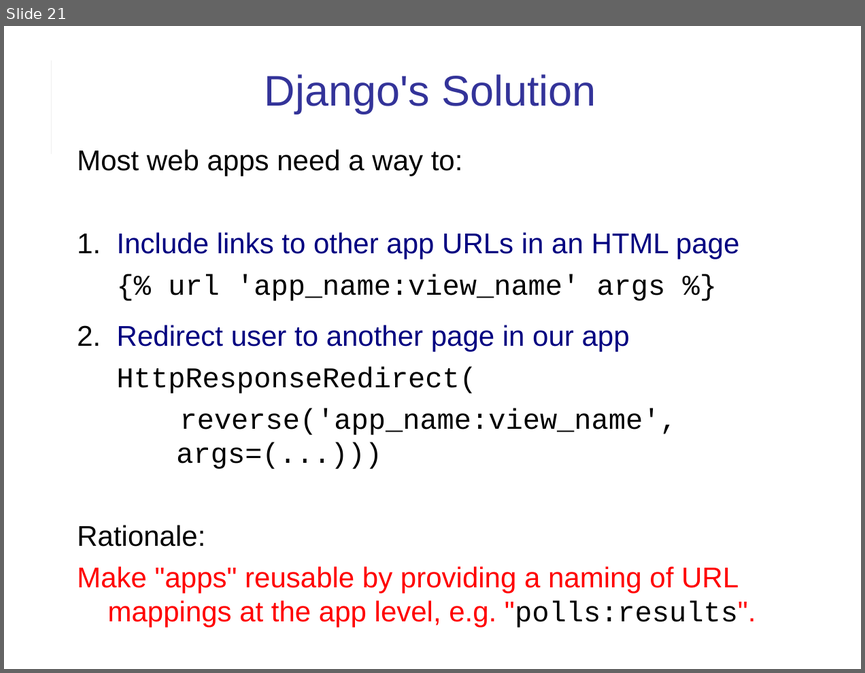
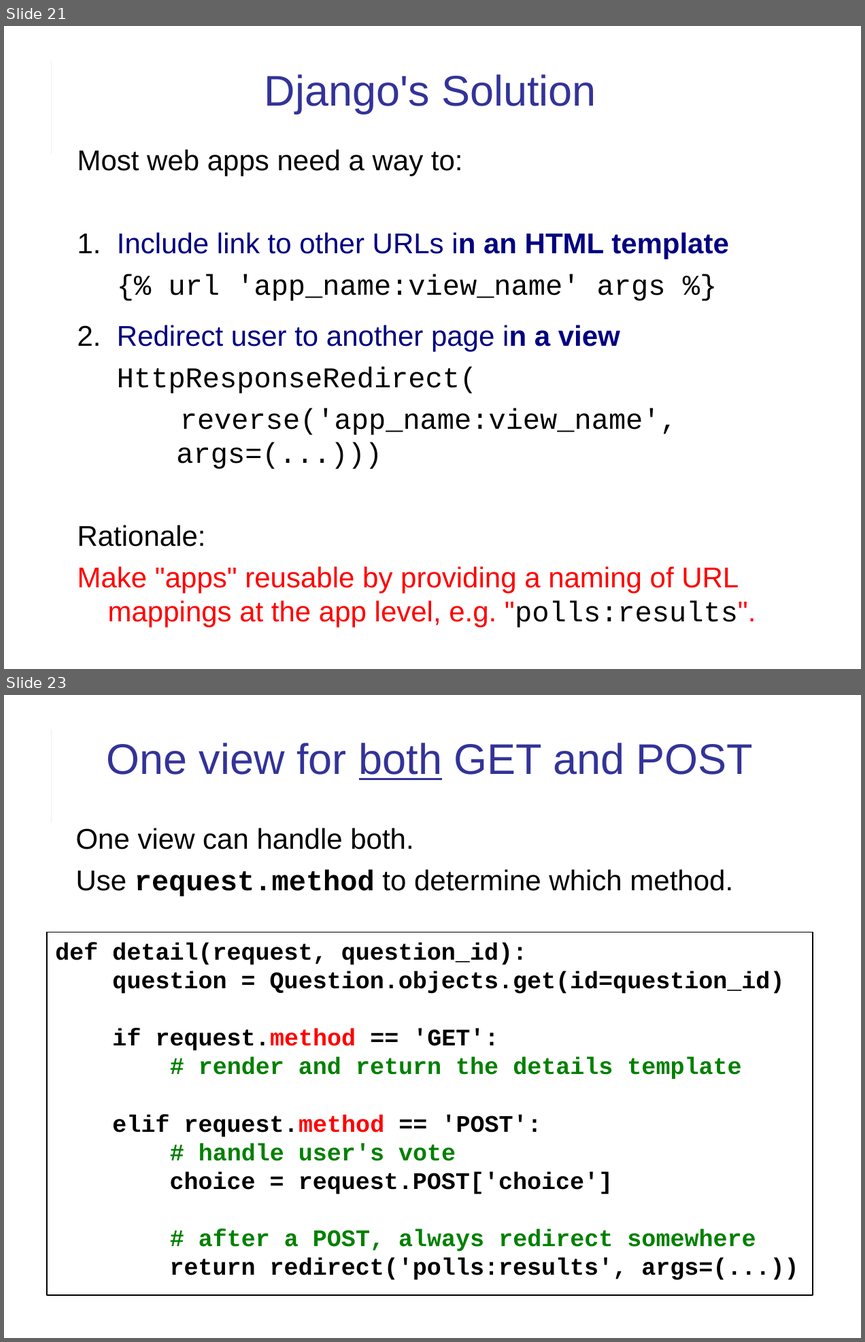
Before and after one commit to cpske/ISP, a slide deck: django/Django-review-1.ppt. Shown one above the other, each under a label of ours: slide 21 before the commit, slides 21 and 23 after it; the slides between them are not shown. The pictures are 865x673 and 865x1342 pixels, drawn with LibreOffice and Linux fonts; fonts in the diff are those of the drawing. Boxes give left, top, right and bottom in pixels: in the first picture for what was removed or moved away, otherwise in the second. Text is boxed around its words. In the diff, an @@ line names an element or a change of style, - is before the commit and + after.

Commit message:
add ku polls feedback, update review slides

```diff
--- a/django/Django-review-1.ppt
+++ b/django/Django-review-1.ppt
@@ slide 23 added at <box>4,695,861,1338</box>, background #FFFFFF; not listed: 2 template elements that a slide beside it also shows @@
@@ title added at <box>107,743,753,780</box>, 36 pt, text #333399 @@
+One view for both GET and POST
@@ text added at <box>76,828,733,896</box>, 24 pt, text #000000 @@
+One view can handle both.
+Use request.method to determine which method.
@@ rectangle added at <box>47,932,813,1295</box>, outline #000000 0.74 pt, 20 pt, text #000000, bold @@
+def detail(request, question_id):
+question = Question.objects.get(id=question_id)
+if request.method == 'GET':
+# render and return the details template
+elif request.method == 'POST':
+# handle user's vote
+choice = request.POST['choice']
+# after a POST, always redirect somewhere
+return redirect('polls:results', args=(...))
@@ slide 21 changed as well @@
@@ text at <box>77,232,729,259</box>: text changed @@
-1. Include links to other app URLs in an HTML page
+1. Include link to other URLs in an HTML template
@@ text at <box>77,325,620,351</box>: text changed @@
-2. Redirect user to another page in our app
+2. Redirect user to another page in a view
```
Also in this commit, not shown: 3 other slides changed, 1 other slide added, 3 other files.
